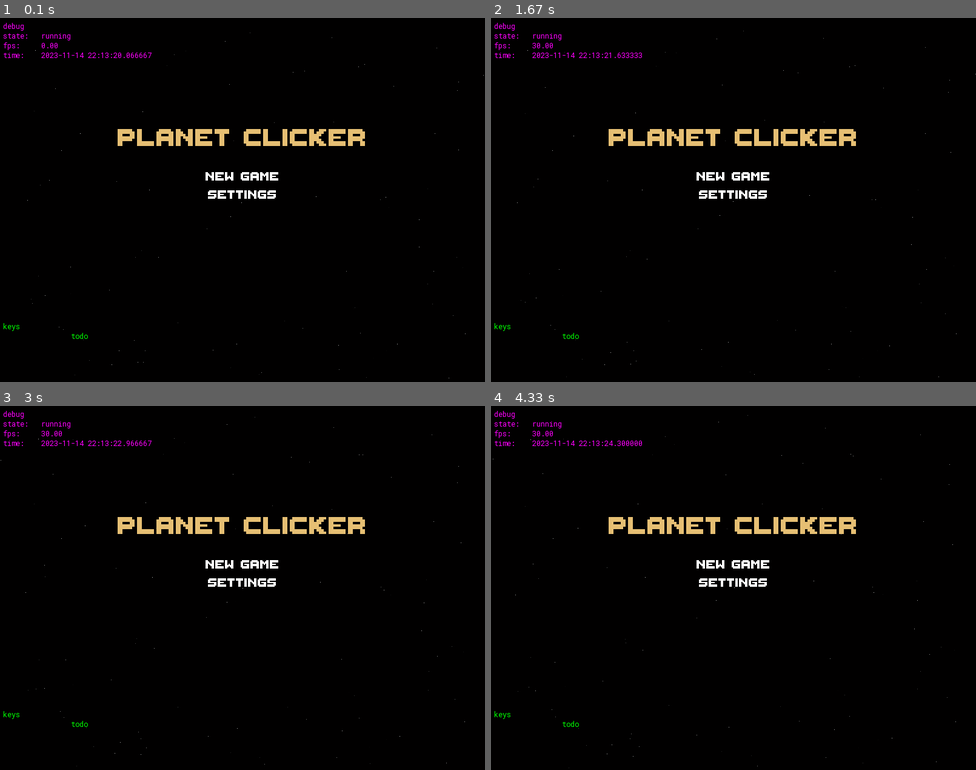
Above: before the commit, frames 1-4 (two rows, left to right).
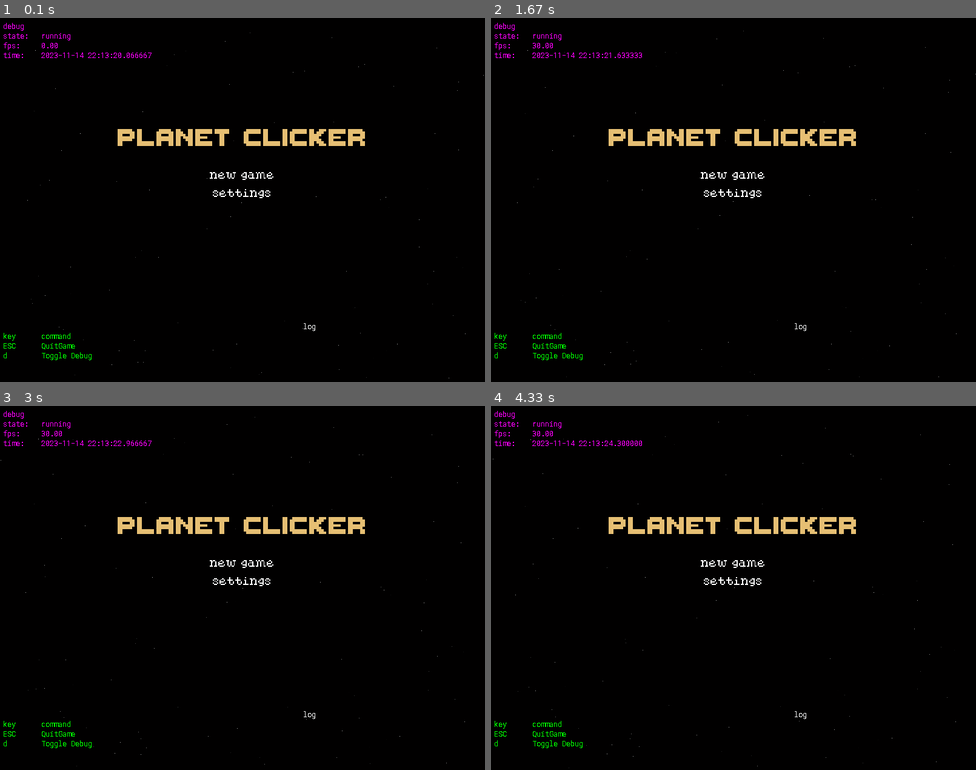
Above: after the commit, the same moments.

Repository: wwafflless/PlanetClicker
Game: pygame game, started from planetclicker/__main__.py
The game is run twice, just before and just after one commit, with the same random seed, the same clock (stepped at 60 frames per second) and the same inputs.
Inputs:
- Up to frame 1 (0.1 s): no input
- Up to frame 2 (1.67 s): tap D at 0.33, 0.67 s
- Up to frame 3 (3 s): no input
- Up to frame 4 (4.33 s): no input

The runs differ from the first frame. In frame 1, 0.8% of the frame differs, in the area x 0-65%, y 1-94%; in frame 2, 0.8%; in frame 3, 0.8%; in frame 4, 0.8%.

Commit message:
add debug/keys/log info

Diff:
--- a/asset/font/donation/earth-orbiter-32773/info.txt
+++ /dev/null
@@ -1,2 +0,0 @@
-license: Freeware, commercial use requires donation
-link: https://www.fontspace.com/earth-orbiter-font-f32773
--- a/asset/font/donation/info.txt
+++ /dev/null
@@ -1,2 +0,0 @@
-license: Freeware, commercial use requires donation
-link: https://www.fontspace.com/space-quest-font-f31679
--- a/asset/font/non-commercial/cyberway-riders-43849/info.txt
+++ /dev/null
@@ -1,2 +0,0 @@
-license: Freeware, Non-Commercial
-link: https://www.fontspace.com/cyberway-riders-font-f43849
--- a/asset/font/non-commercial/gtek-technology-21863/info.txt
+++ /dev/null
@@ -1,2 +0,0 @@
-license: Freeware, Non-Commercial
-link: https://www.fontspace.com/gtek-technology-font-f21863
--- a/asset/font/non-commercial/revamped-44237/info.txt
+++ /dev/null
@@ -1,2 +0,0 @@
-license: Freeware, Non-Commercial
-link: https://www.fontspace.com/revamped-font-f44237
--- a/asset/font/non-commercial/xxix-46207/info.txt
+++ /dev/null
@@ -1,2 +0,0 @@
-license: Freeware, Non-Commercial
-link: https://www.fontspace.com/xxix-font-f46207
--- a/planetclicker/font.py
+++ b/planetclicker/font.py
@@ -1,34 +1,45 @@
 from __future__ import annotations
+from enum import Enum, StrEnum
 from planetclicker.color import Colors
 from pygame.surface import Surface
 import pygame
 import os
 
-from dataclasses import dataclass
-from typing import Self
+
+class FontEnum(StrEnum):
+    jersey25 = "Jersey25-Regular"
+    pixelated_elegance = "PixelatedElegance"
+    pixelify_sans = "PixelifySans-Regular"
+    roboto = "RobotoMono-Regular"
+    space_quest = "SpaceQuest"
+    thaleah_fat = "ThaleahFat"
 
 
 class Font(pygame.font.Font):
     """A simple font class that uses Pygame's built-in font rendering."""
 
-    def __init__(
-        self,
-        font_name,
-        font_size,
-    ):
-        self.font_path = os.path.join("asset", "font", f"{font_name}.ttf")
-        super(Font, self).__init__(self.font_path, font_size)
+    def __init__(self, font_name: str, font_size=12):
+        font_path = os.path.join("asset", "font", f"{font_name}.ttf")
+        super(Font, self).__init__(filename=font_path, size=font_size)
 
     def render(
         self,
         text: str,
-        antialias: bool = True,
-        color=Colors.debug,
+        antialias=False,
+        color=Colors.text,
     ) -> Surface:
-        """Render a text string onto a new surface."""
-        return super().render(text, antialias, color)
+        return super(Font, self).render(text, False, color)
 
 
-TitleFont = Font("ThaleahFat", 64)
-TextFont = Font("ThaleahFat", 32)
-DebugFont = Font("RobotoMono-Regular", 12)
+TitleFont = Font(
+    FontEnum.thaleah_fat,
+    64,
+)
+TextFont = Font(
+    FontEnum.pixelated_elegance,
+    16,
+)
+DebugFont = Font(
+    FontEnum.roboto,
+    12,
+)
--- a/planetclicker/game.py
+++ b/planetclicker/game.py
@@ -76,14 +76,23 @@
 state:   {self.state}
 fps:     {fps:.2f}
 time:    {datetime.now()}
-            """
+            """,
+                color=Colors.debug,
             )
             self.screen.blit(info, (5, 5))
             keys = DebugFont.render(
-                f"""keys
-                todo
+                f"""
+key      command
+ESC      QuitGame
+d        Toggle Debug
             """,
                 color=Colors.green,
             )
             self.screen.blit(keys, (5, 500))
+            keys = DebugFont.render(
+                f"""log
+            """,
+                color=Colors.text,
+            )
+            self.screen.blit(keys, (500, 500))
         pygame.display.flip()
Binary file added: asset/font/Jersey25-Regular.ttf
Binary file added: asset/font/PixelifySans-Regular.ttf
Renamed: asset/font/space-quest-31679/SpaceQuest-Xj4o.ttf -> asset/font/SpaceQuest.ttf
Binary file removed: asset/font/donation/earth-orbiter-32773/EarthOrbiter-YZ12.otf
Binary file removed: asset/font/donation/earth-orbiter-32773/EarthOrbiter3D-r6OB.otf
Binary file removed: asset/font/donation/earth-orbiter-32773/EarthOrbiter3DItalic-MP4P.otf
Binary file removed: asset/font/donation/earth-orbiter-32773/EarthOrbiterAcademy-KmgX.otf
Binary file removed: asset/font/donation/earth-orbiter-32773/EarthOrbiterAcademyItalic-2aJo.otf
Binary file removed: asset/font/donation/earth-orbiter-32773/EarthOrbiterBold-vzD9.otf
Binary file removed: asset/font/donation/earth-orbiter-32773/EarthOrbiterBoldItalic-ly4D.otf
Binary file removed: asset/font/donation/earth-orbiter-32773/EarthOrbiterCondensed-nzeV.otf
Binary file removed: asset/font/donation/earth-orbiter-32773/EarthOrbiterCondensedItalic-1WJ0.otf
(and 37 more such lines)
